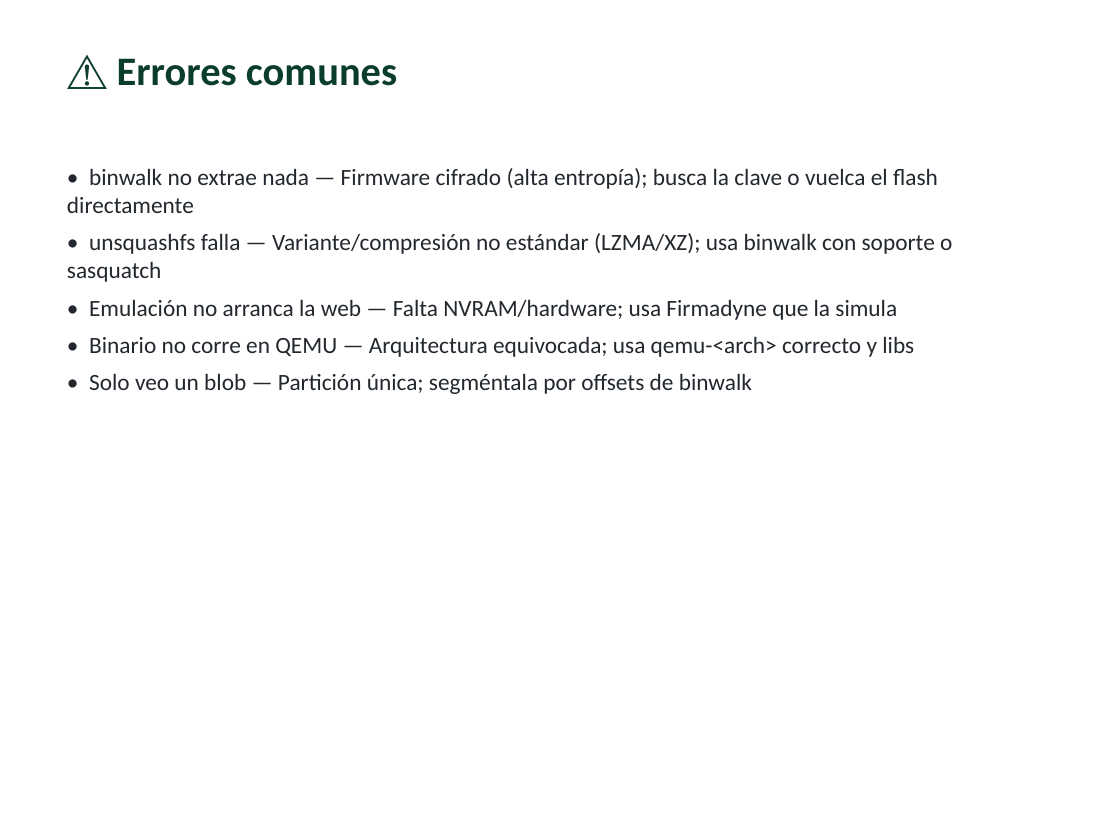
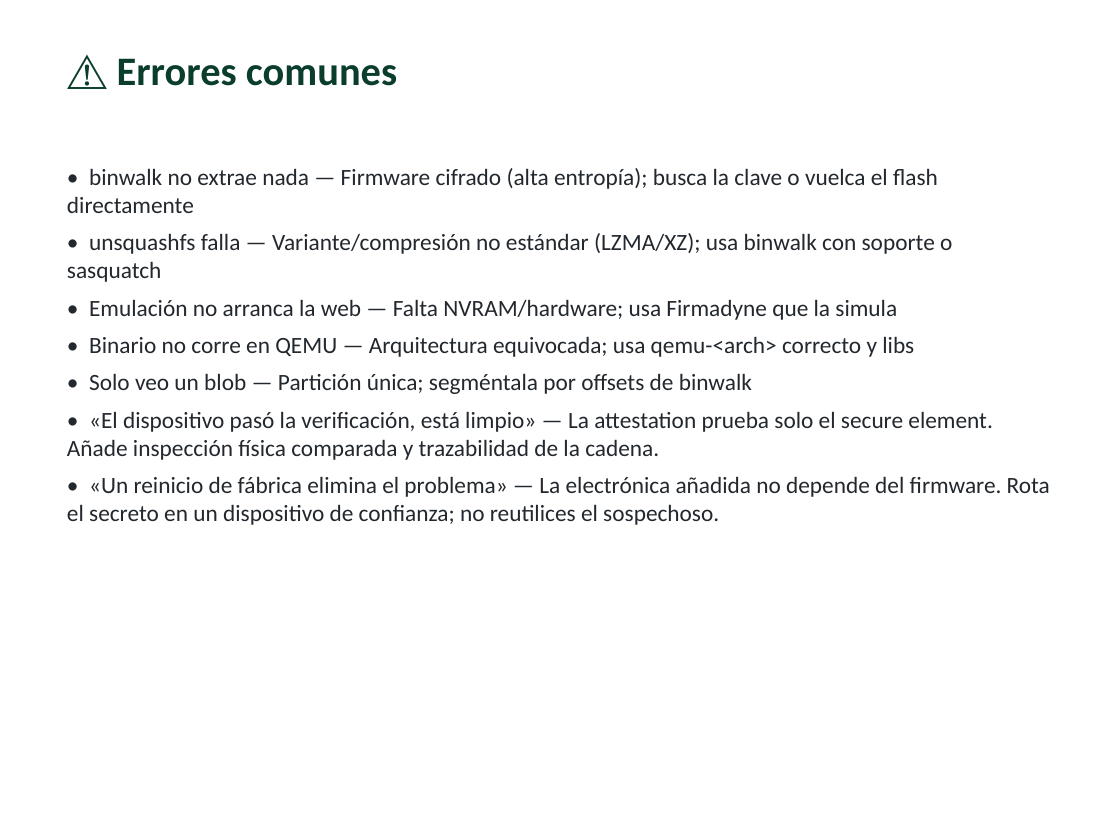
Before and after one commit to vladimiracunadev-create/modern-cybersecurity-program, a slide deck: slide 13 of classes/parte-13-seguridad-movil-iot-e-inalambrica/267-hacking-de-firmware/clase-267-presentacion.pptx. Drawn at 1120x840 pixels with LibreOffice and Linux fonts; fonts in the diff are those of the drawing. Boxes give left, top, right and bottom in pixels: in the first picture for what was removed or moved away, otherwise in the second. Text is boxed around its words. In the diff, an @@ line names an element or a change of style, - is before the commit and + after.

```diff
--- a/classes/parte-13-seguridad-movil-iot-e-inalambrica/267-hacking-de-firmware/clase-267-presentacion.pptx
+++ b/classes/parte-13-seguridad-movil-iot-e-inalambrica/267-hacking-de-firmware/clase-267-presentacion.pptx
@@ text at (67,411,1050,525): paragraphs added @@
+• «El dispositivo pasó la verificación, está limpio» — La attestation prueba solo el secure element. Añade inspección física comparada y trazabilidad de la cadena.
+• «Un reinicio de fábrica elimina el problema» — La electrónica añadida no depende del firmware. Rota el secreto en un dispositivo de confianza; no reutilices el sospechoso.
```
Also in this commit, not shown: 5 other slides changed, 2 slides added, 1 slide removed, 53 other files.
